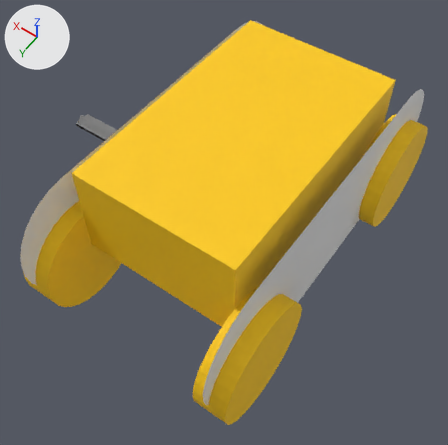
One commit to the glTF model pr-preview/pr-20/public/assets/bulldozer_components.glb: the scene before it, then after it.
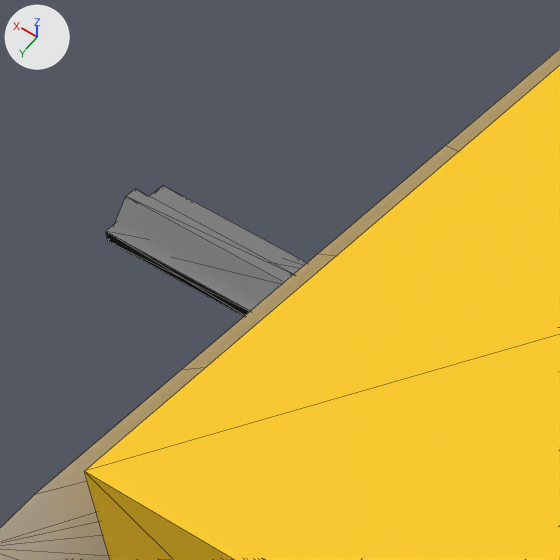
Old and new are each drawn whole from a 50 mm lens placed at (-3.37, 5.18, 7.5), pointed at (0.1, 0.34, -0.12) and again close up on the part from 12% to 38% of the width and 17% to 43% of the height. Arrows for +X, +Y and +Z are at upper left; the lights stay in place. The close-ups show mesh edges as thin lines. Where no turn or scale is listed for an object, it has been applied to the vertices. Vertices at the same position are counted once.

In view in the first close-up: 'Asset_TrackLink', 'Asset_TrackPath_R', 'Bulldozer_Body'.
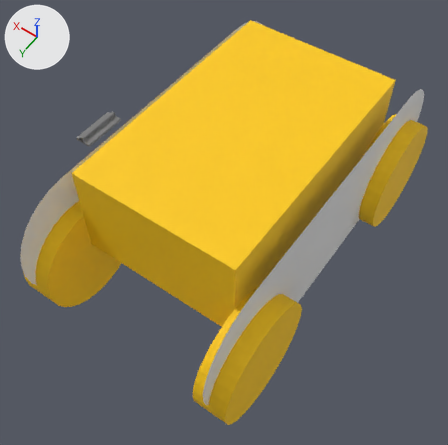
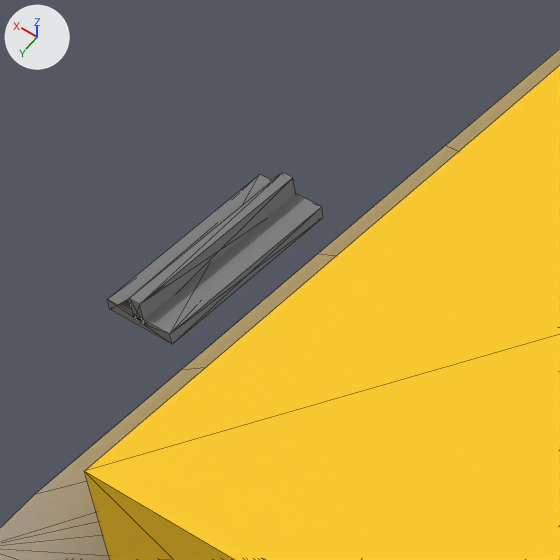
Where the newer file only moved an object's origin or applied its transform, the numbers keep the older frame.

Pixel boxes [x1, y1, x2, y2] of what changed, in the close-ups (560 x 560 px):
'Asset_TrackLink', mesh turned, moved: before [105, 185, 307, 316]; after [107, 172, 323, 344]

What changed in the scene script:
```text
Change me_cube_002:
    where me_cube_002.from_pydata(...)  # 16 vertices, 36 faces; spans x -0.4..0.4, y -0.15..0.15, z -0.025..0.1
    used by ob_asset_tracklink; location = (3.0, 0.0, 0.0)
    me_cube_002 part 1: the whole mesh is turned -90 degrees about the z axis through its middle, then moved by (3.0, 0.0, 0.0)
Change ob_asset_tracklink:
    ob_asset_tracklink.location: (3.0, 0.0, 0.0) -> (0.0, 0.0, 0.0)
```
